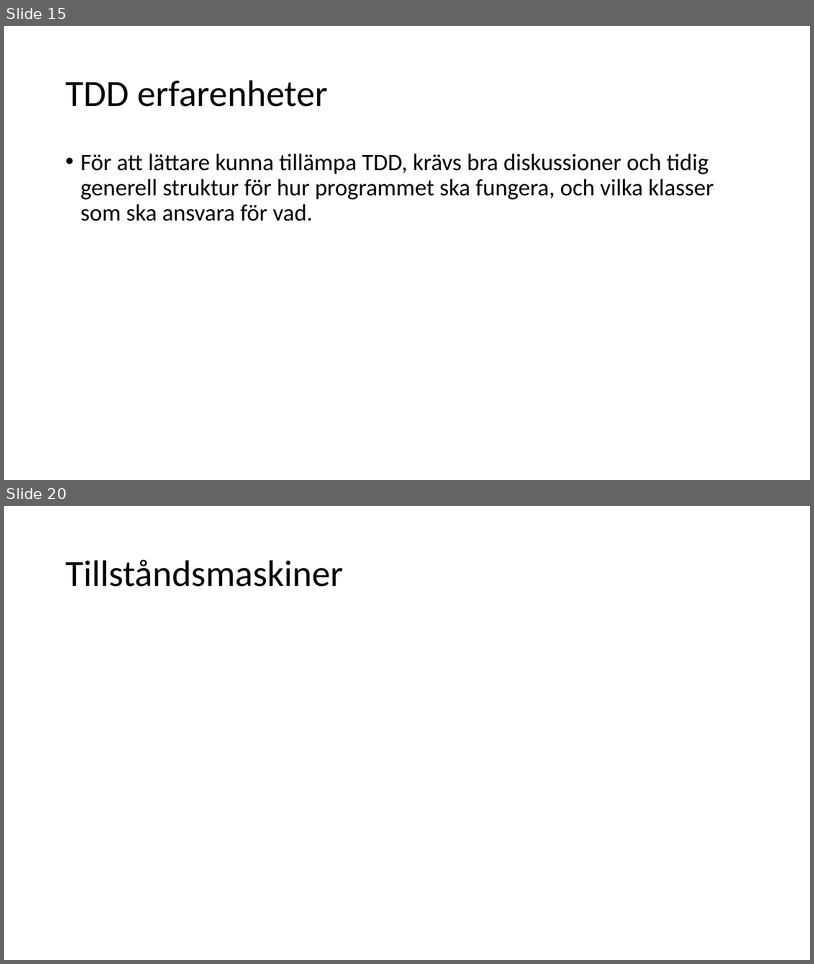
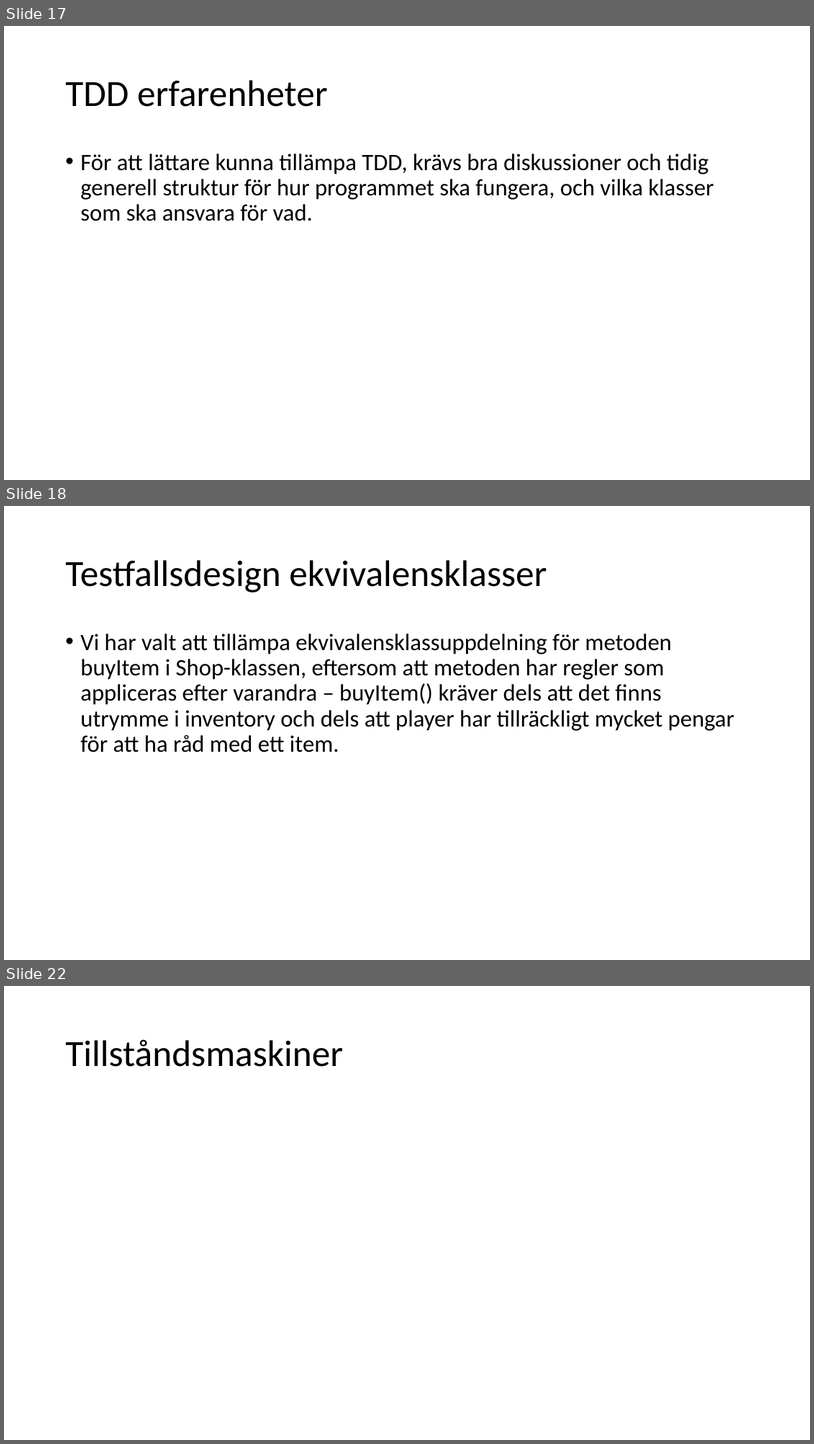
Before and after one commit to knopp10000/Inte_Roligt, a slide deck: slutredovisning.pptx. Shown one above the other, each under a label of ours: slides 15 and 20 before the commit, slides 17, 18 and 22 after it; the slides between them are not shown. The pictures are 814x964 and 814x1444 pixels, drawn with LibreOffice and Linux fonts; fonts in the diff are those of the drawing. Boxes give left, top, right and bottom in pixels: in the first picture for what was removed or moved away, otherwise in the second. Text is boxed around its words. In the diff, an @@ line names an element or a change of style, - is before the commit and + after.

```diff
--- a/slutredovisning.pptx
+++ b/slutredovisning.pptx
@@ slide 18 added at (4, 506, 810, 960), background #FFFFFF @@
@@ title added at (65, 560, 547, 592), 44 pt, text #000000 @@
+Testfallsdesign ekvivalensklasser
@@ text added at (80, 633, 735, 752), 28 pt, text #000000 @@
+• Vi har valt att tillämpa ekvivalensklassuppdelning för metoden buyItem i Shop-klassen, eftersom att metoden har regler som appliceras efter varandra – buyItem() kräver dels att det finns utrymme i inventory och dels att player har tillräckligt mycket pengar för att ha råd med ett item.
@@ what was slide 15 is now slide 17 @@
@@ what was slide 20 is now slide 22 @@
```
Also in this commit, not shown: 5 slides changed, 2 other slides added, 1 slide removed.
